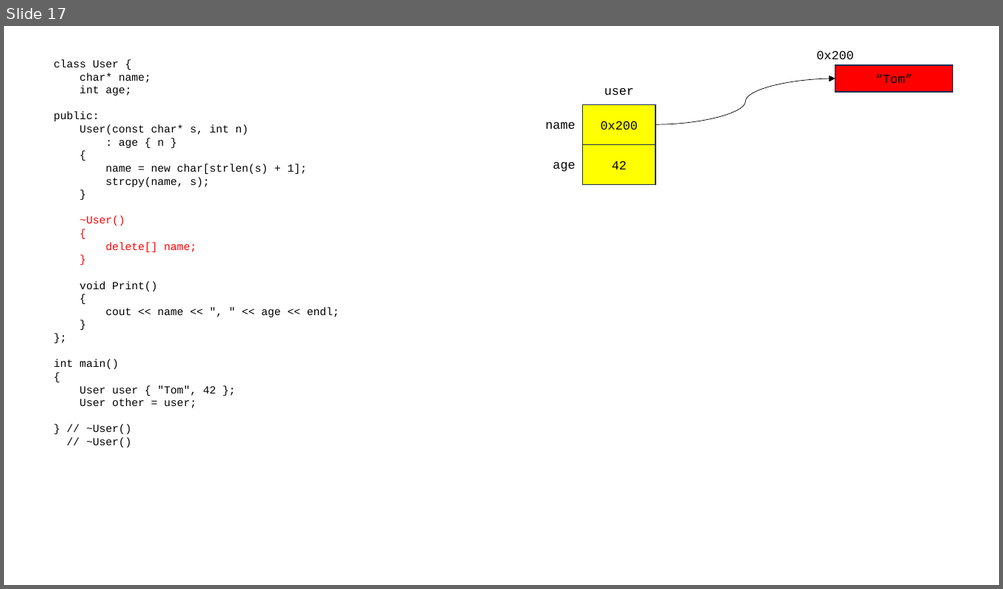
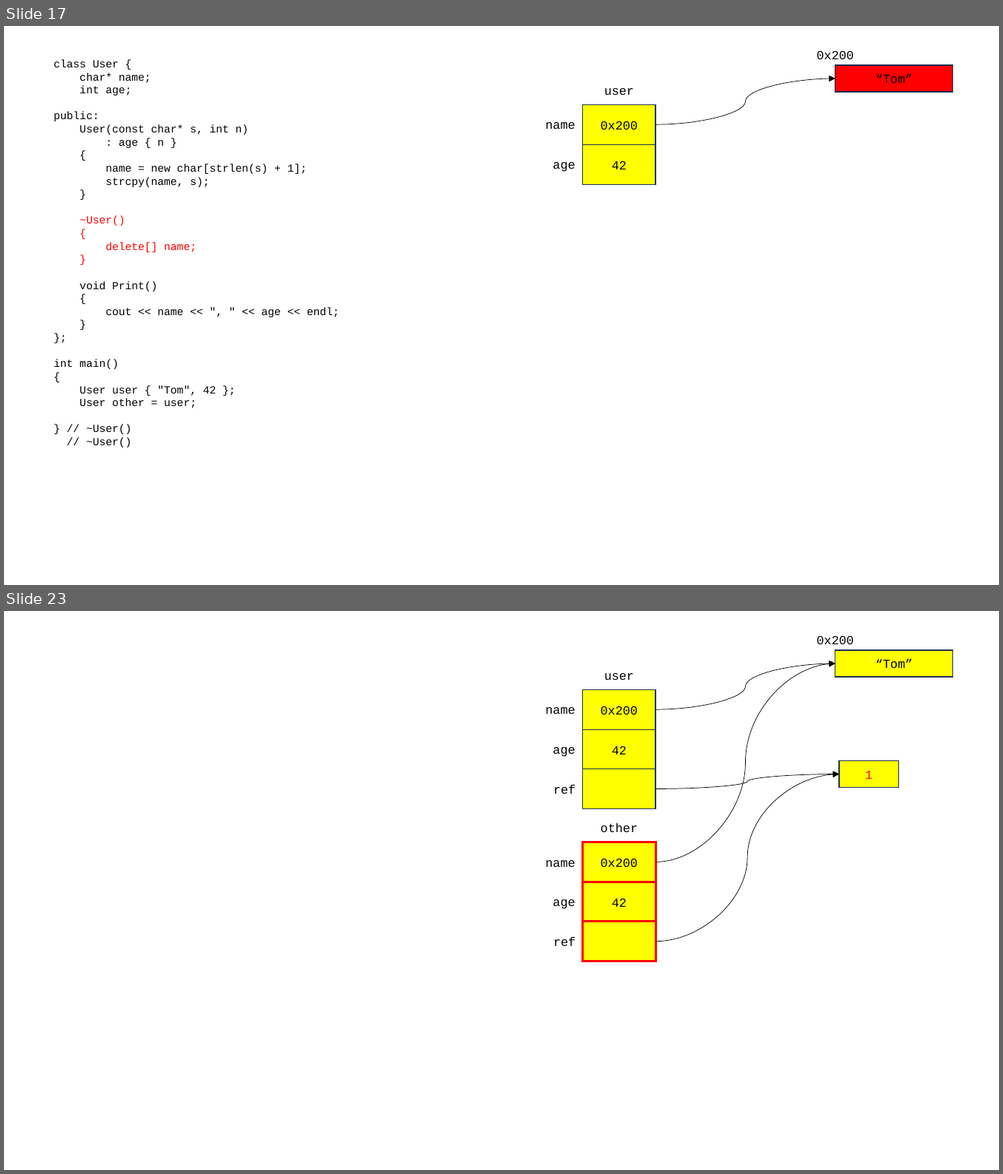
Before and after one commit to joonsungk/cpp_231023, a slide deck: cpp_231023.pptx. Shown one above the other, each under a label of ours: slide 17 before the commit, slides 17 and 23 after it; the slides between them are not shown. The pictures are 1003x589 and 1003x1174 pixels, drawn with LibreOffice and Linux fonts; fonts in the diff are those of the drawing. Boxes give left, top, right and bottom in pixels: in the first picture for what was removed or moved away, otherwise in the second. Text is boxed around its words. In the diff, an @@ line names an element or a change of style, - is before the commit and + after.

```diff
--- a/cpp_231023.pptx
+++ b/cpp_231023.pptx
@@ slide 23 added at (x1=4, y1=611, x2=999, y2=1170), background #FFFFFF @@
@@ text added at (x1=817, y1=635, x2=854, y2=644), 12 pt, text #000000 @@
+0x200
@@ rectangle added at (x1=835, y1=649, x2=953, y2=677), fill #FFFF00, outline #1E3256 1 pt, 12 pt, text #000000 @@
+“Tom”
@@ text added at (x1=604, y1=673, x2=634, y2=680), 12 pt, text #000000 @@
+user
@@ curved arrow added from (655, 709) to (835, 664), #000000 0.5 pt @@
@@ curved arrow added from (655, 863) to (835, 664), #000000 0.5 pt @@
@@ rectangle added at (x1=582, y1=689, x2=655, y2=729), fill #FFFF00, outline #1E3256 1 pt, 12 pt, text #000000 @@
+0x200
@@ text added at (x1=545, y1=707, x2=575, y2=714), 12 pt, text #000000 @@
+name
@@ rectangle added at (x1=582, y1=729, x2=655, y2=770), fill #FFFF00, outline #1E3256 1 pt, 12 pt, text #000000 @@
+42
@@ text added at (x1=552, y1=747, x2=575, y2=757), 12 pt, text #000000 @@
+age
@@ rectangle added at (x1=839, y1=761, x2=899, y2=788), fill #FFFF00, outline #1E3256 1 pt, 12 pt, text #FF0000 @@
+1
@@ text added at (x1=553, y1=785, x2=575, y2=794), 12 pt, text #000000 @@
+ref
@@ rectangle added at (x1=582, y1=769, x2=655, y2=809), fill #FFFF00, outline #1E3256 1 pt @@
@@ curved arrow added from (655, 789) to (839, 775), #000000 0.5 pt @@
@@ curved arrow added from (655, 942) to (839, 775), #000000 0.5 pt @@
@@ text added at (x1=600, y1=823, x2=637, y2=832), 12 pt, text #000000 @@
+other
@@ rectangle added at (x1=582, y1=843, x2=655, y2=883), fill #FFFF00, outline #FF0000 2.25 pt, 12 pt, text #000000 @@
+0x200
@@ text added at (x1=545, y1=860, x2=575, y2=867), 12 pt, text #000000 @@
+name
@@ rectangle added at (x1=582, y1=883, x2=655, y2=923), fill #FFFF00, outline #FF0000 2.25 pt, 12 pt, text #000000 @@
+42
@@ text added at (x1=552, y1=900, x2=575, y2=909), 12 pt, text #000000 @@
+age
@@ rectangle added at (x1=582, y1=921, x2=655, y2=962), fill #FFFF00, outline #FF0000 2.25 pt @@
@@ text added at (x1=553, y1=937, x2=575, y2=946), 12 pt, text #000000 @@
+ref
```
Also in this commit, not shown: 6 other slides added, 2 other files.
